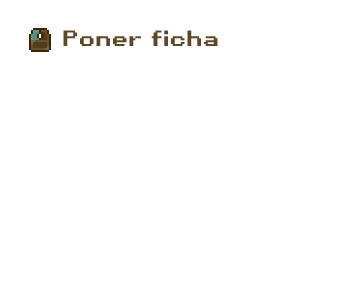
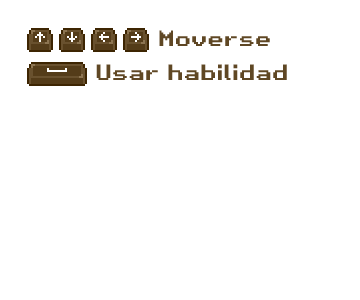
Layered file, before and after one edit (w=360, h=300). Changes by layer:
added layer "Capa 4" above "Capa 3" over [27, 62, 87, 86]
added layer "Capa 3" above "Moverse" over [27, 28, 149, 52]
added layer "Moverse" above "Usar habilidad" over [159, 30, 270, 46]
renamed "Poner ficha" to "Usar habilidad", painted on it over [63, 30, 287, 80]
hid "Capa 1" over [29, 28, 51, 52]
